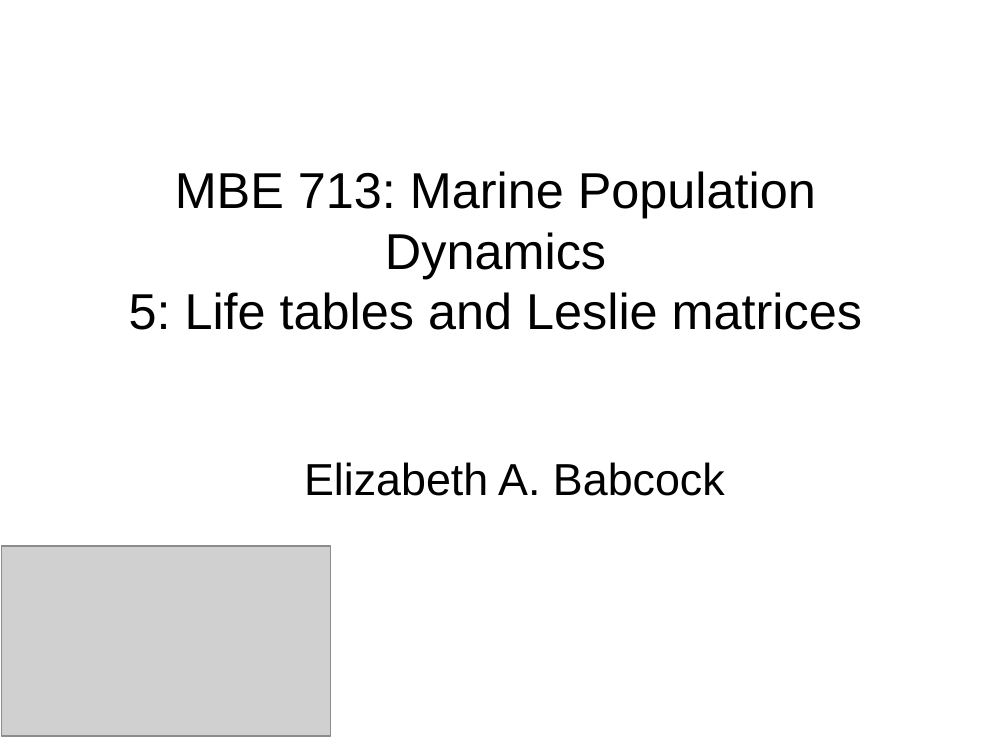
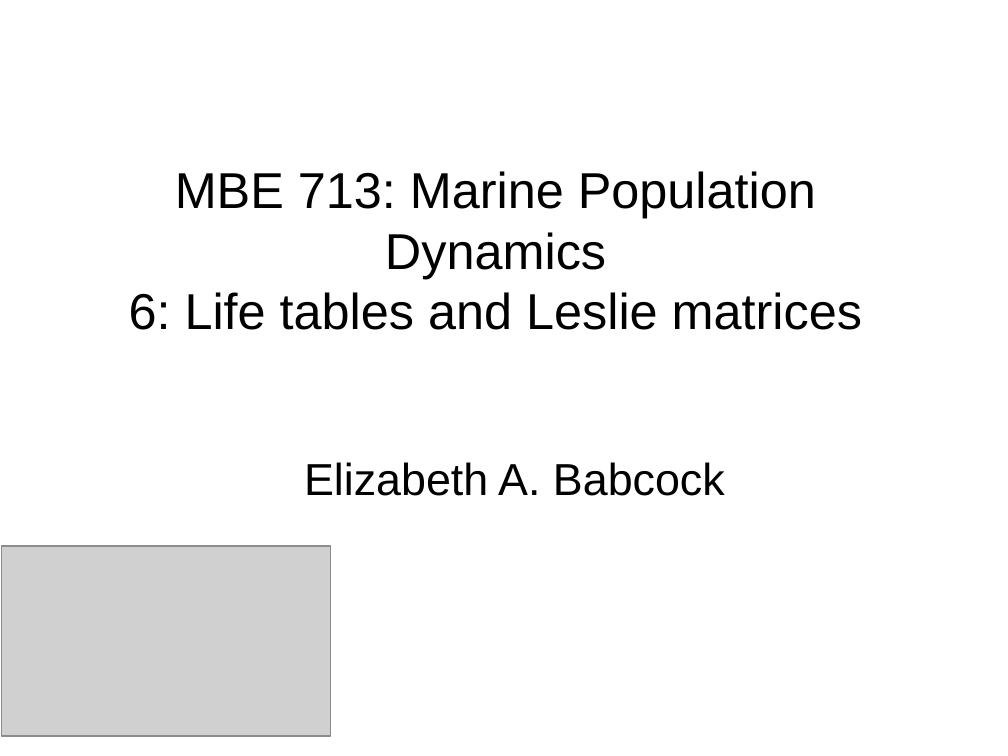
Before and after one commit to ebabcock/MBE713Population-Dynamics, a slide deck: slide 1 of Module6_demographic/6.LifeTablesLeslieMatrices.pptx. Drawn at 1008x756 pixels with LibreOffice and Linux fonts; fonts in the diff are those of the drawing; grey boxes stand for pictures. Boxes give left, top, right and bottom in pixels: in the first picture for what was removed or moved away, otherwise in the second. Text is boxed around its words. In the diff, an @@ line names an element or a change of style, - is before the commit and + after.

Commit message:
model 6 lecture

```diff
--- a/Module6_demographic/6.LifeTablesLeslieMatrices.pptx
+++ b/Module6_demographic/6.LifeTablesLeslieMatrices.pptx
@@ title at (129, 171, 862, 330): text changed @@
-MBE 713: Marine Population Dynamics
-5: Life tables and Leslie matrices
+MBE 713: Marine Population Dynamics
+6: Life tables and Leslie matrices
```
Also in this commit, not shown: 4 other files.
